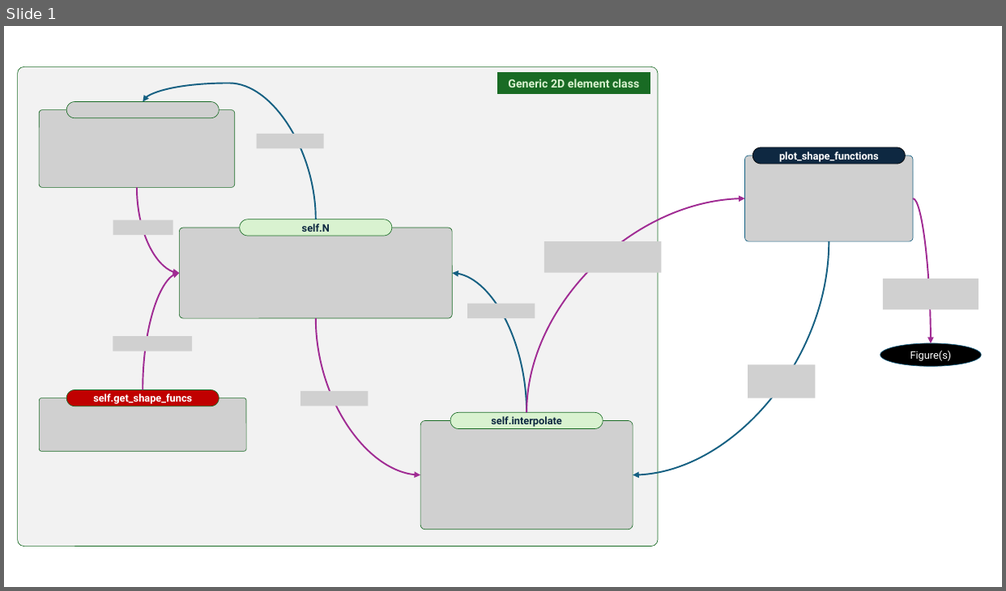
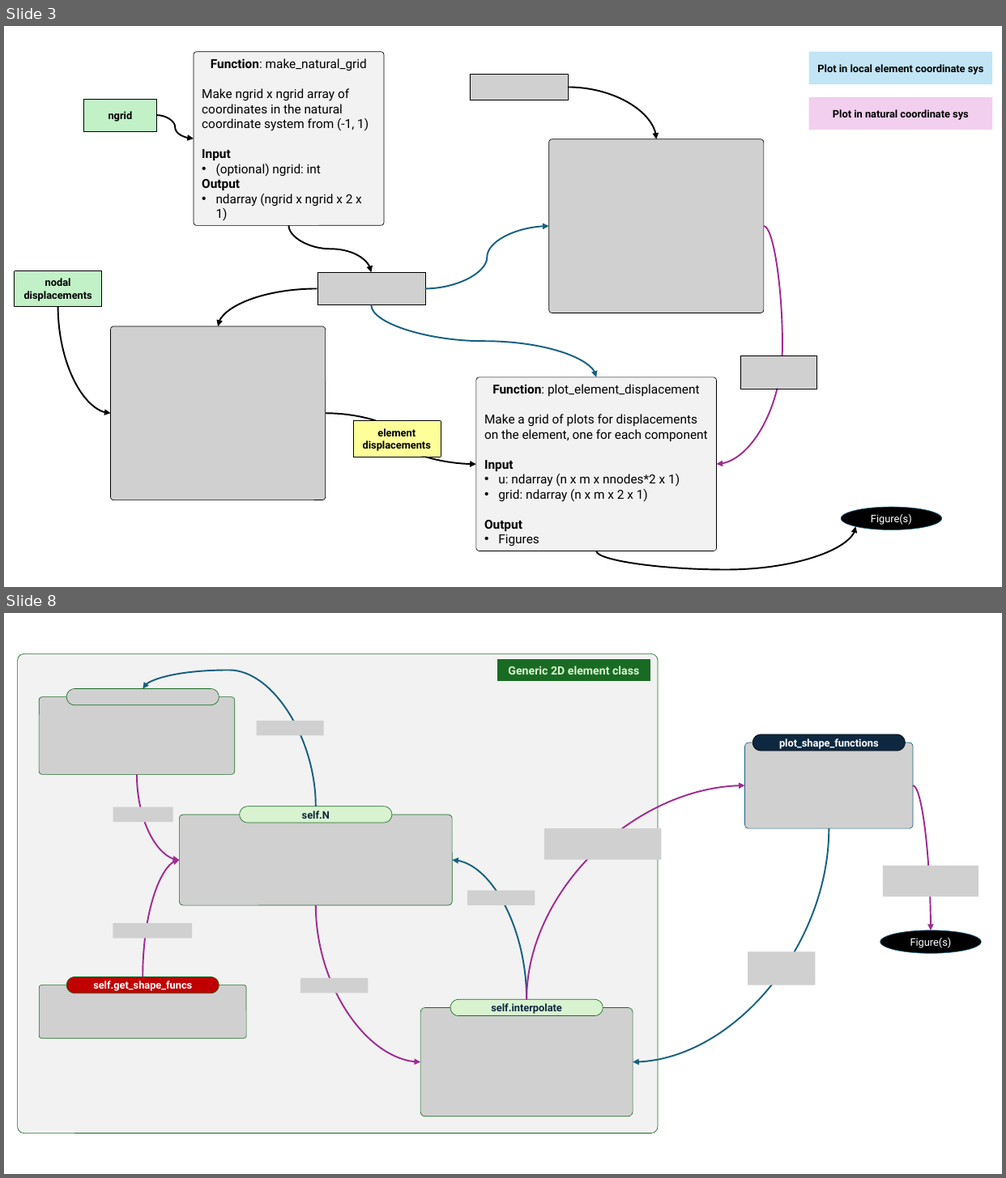
Before and after one commit to mnolaya/theory-of-fea, a slide deck: homeworks/hw_flowcharts.pptx. Shown one above the other, each under a label of ours: slide 1 before the commit, slides 3 and 8 after it; the slides between them are not shown. The pictures are 1006x591 and 1006x1178 pixels, drawn with LibreOffice and Linux fonts; fonts in the diff are those of the drawing; grey boxes stand for pictures. Boxes give left, top, right and bottom in pixels: in the first picture for what was removed or moved away, otherwise in the second. Text is boxed around its words. In the diff, an @@ line names an element or a change of style, - is before the commit and + after.

```diff
--- a/homeworks/hw_flowcharts.pptx
+++ b/homeworks/hw_flowcharts.pptx
@@ slide 3 added at box(4, 26, 1002, 587), background #FFFFFF @@
@@ rounded rectangle added at box(194, 51, 384, 225), fill #F2F2F2, outline #000000 0.5 pt, 12 pt, text #000000 @@
+Function: make_natural_grid
+Make ngrid x ngrid array of coordinates in the natural coordinate system from (-1, 1)
+Input
+• (optional) ngrid: int
+Output
+• ndarray (ngrid x ngrid x 2 x 1)
@@ picture added at box(470, 74, 568, 100) @@
@@ rectangle added at box(809, 51, 992, 84), fill #C1E5F5, 10 pt, text #000000, bold @@
+Plot in local element coordinate sys
@@ curved arrow added from (568, 88) to (657, 139), #000000 1.5 pt @@
@@ rectangle added at box(809, 97, 992, 130), fill #F2CFEE, 10 pt, text #000000, bold @@
+Plot in natural coordinate sys
@@ rectangle added at box(84, 99, 157, 131), fill #C2F1C8, outline #000000 0.25 pt dashed, 10 pt, text #000000, bold @@
+ngrid
@@ curved arrow added from (157, 115) to (194, 139), #000000 1.5 pt @@
@@ picture added at box(549, 139, 764, 313) @@
@@ curved arrow added from (288, 226) to (372, 272), #000000 1.5 pt @@
@@ curved arrow added from (425, 288) to (549, 226), #156082 1.5 pt @@
@@ curved arrow added from (764, 226) to (717, 465), #A02B93 1.5 pt @@
@@ rectangle added at box(15, 271, 102, 307), fill #C2F1C8, outline #000000 0.25 pt dashed, 10 pt, text #000000, bold @@
+nodal displacements
@@ curved arrow added from (317, 288) to (218, 327), #000000 1.5 pt @@
@@ picture added at box(317, 272, 425, 305) @@
@@ curved arrow added from (58, 307) to (110, 414), #000000 1.5 pt @@
@@ curved arrow added from (372, 305) to (596, 378), #156082 1.5 pt @@
@@ picture added at box(110, 327, 325, 500) @@
@@ picture added at box(740, 356, 816, 389) @@
@@ rounded rectangle added at box(476, 378, 717, 552), fill #F2F2F2, outline #000000 0.5 pt, 12 pt, text #000000 @@
+Function: plot_element_displacement
+Make a grid of plots for displacements on the element, one for each component
+Input
+• u: ndarray (n x m x nnodes*2 x 1)
+• grid: ndarray (n x m x 2 x 1)
+Output
+• Figures
@@ curved arrow added from (325, 414) to (476, 465), #000000 1.5 pt @@
@@ rectangle added at box(353, 421, 441, 457), fill #FFFF99, outline #000000 0.25 pt dashed, 10 pt, text #000000, bold @@
+element displacements
@@ ellipse added at box(841, 507, 942, 531), fill #000000, outline #156082 0.5 pt, 10 pt, text #FFFFFF @@
+Figure(s)
@@ curved arrow added from (596, 552) to (856, 527), #000000 1.5 pt @@
@@ what was slide 1 is now slide 8 @@
```
Also in this commit, not shown: 6 other slides added, 7 other files.
